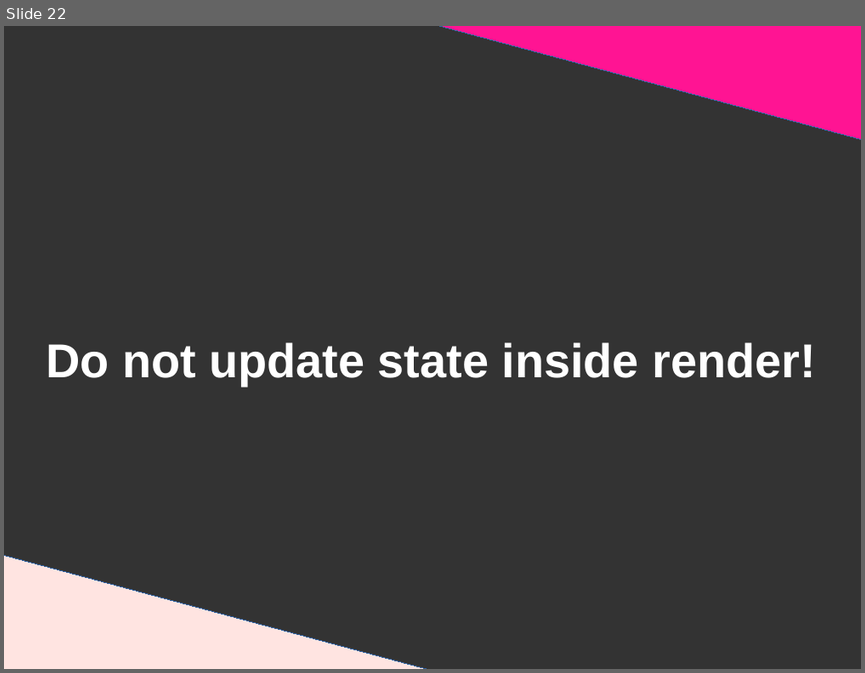
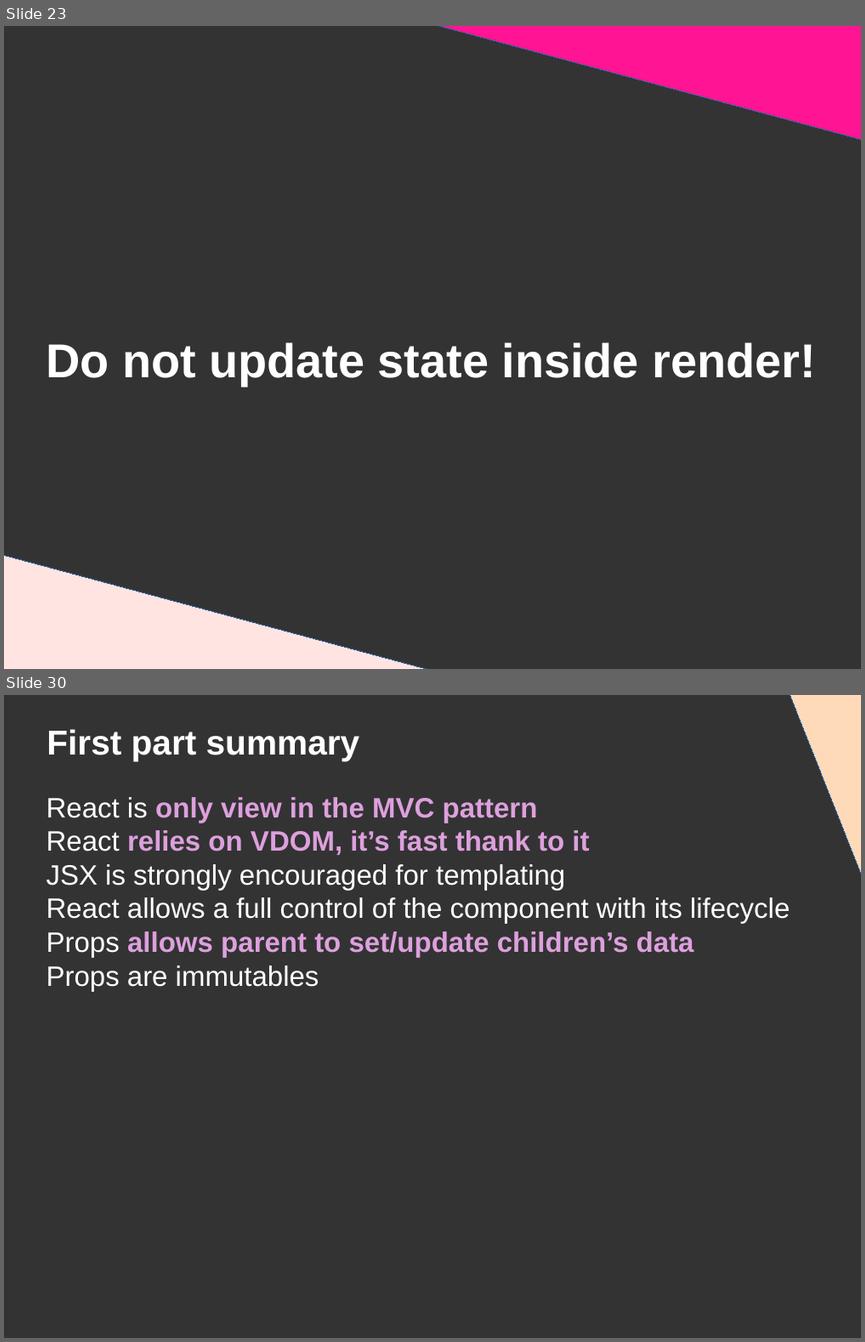
Before and after one commit to DanYellow/presentations, a slide deck: react-redux-101/presentation.odp. Shown one above the other, each under a label of ours: slide 22 before the commit, slides 23 and 30 after it; the slides between them are not shown. The pictures are 865x673 and 865x1342 pixels, drawn with LibreOffice and Linux fonts; fonts in the diff are those of the drawing. Boxes give left, top, right and bottom in pixels: in the first picture for what was removed or moved away, otherwise in the second. Text is boxed around its words. In the diff, an @@ line names an element or a change of style, - is before the commit and + after.

```diff
--- a/react-redux-101/presentation.odp
+++ b/react-redux-101/presentation.odp
@@ slide 30 added at <box>4,695,861,1338</box>, background #333333 @@
@@ right triangle added at <box>782,695,861,1006</box>, fill #FFDAB9, outline #3465A4 0 pt @@
@@ title added at <box>46,729,360,761</box>, 32 pt, text #FFFFFF, bold @@
+First part summary
@@ title added at <box>46,797,789,991</box>, 26 pt, text #FFFFFF @@
+React is only view in the MVC pattern
+React relies on VDOM, it’s fast thank to it
+JSX is strongly encouraged for templating
+React allows a full control of the component with its lifecycle
+Props allows parent to set/update children’s data
+Props are immutables
@@ what was slide 22 is now slide 23 @@
```
Also in this commit, not shown: 6 slides changed, 21 other slides added, 1 slide removed, 25 other files.
